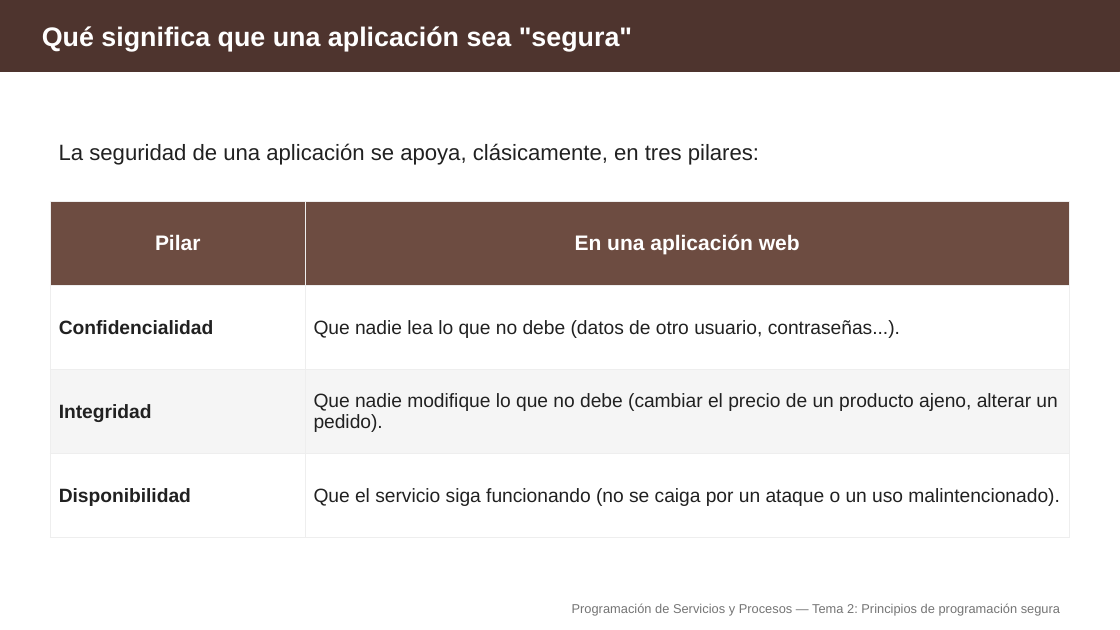
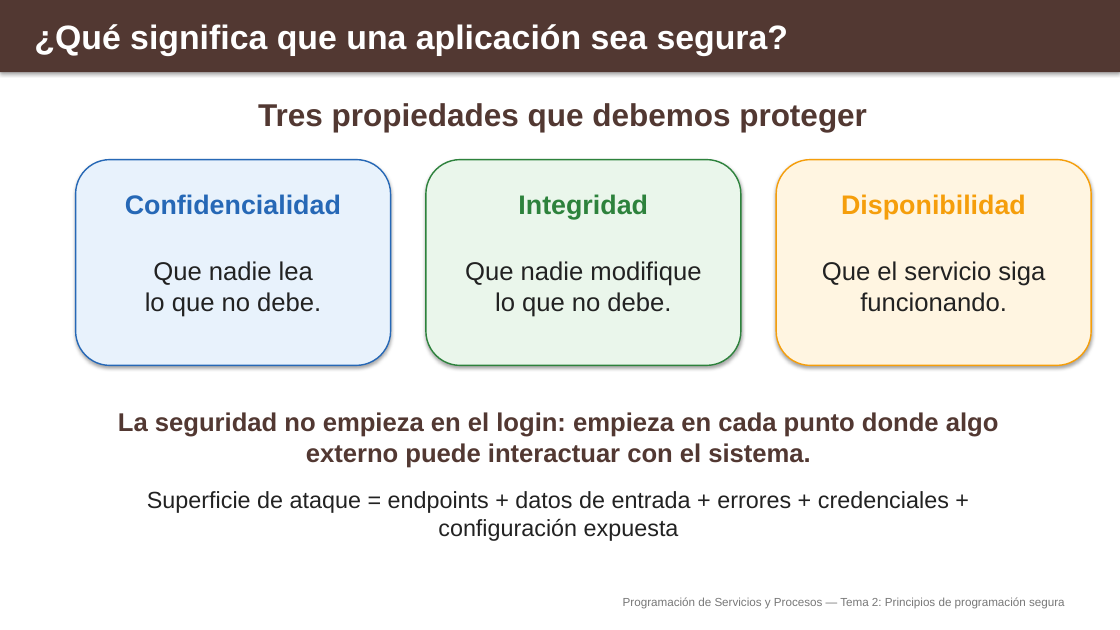
Before and after one commit to aitorventura/programacion-servicios-procesos, a slide deck: slide 3 of docs/tema2/diapositivas/principios-programacion-segura.pptx (slide 4 before the commit). Drawn at 1120x630 pixels with LibreOffice and Linux fonts; fonts in the diff are those of the drawing. Boxes give left, top, right and bottom in pixels: in the first picture for what was removed or moved away, otherwise in the second. Text is boxed around its words. In the diff, an @@ line names an element or a change of style, - is before the commit and + after.

Commit message:
primeras sesiones de tema 2

```diff
--- a/docs/tema2/diapositivas/principios-programacion-segura.pptx
+++ b/docs/tema2/diapositivas/principios-programacion-segura.pptx
@@ rectangle at bbox=[0, 0, 1120, 72]: fill #4E342E to #523832; outline #4E342E 1 pt to none; shadow on @@
@@ text "¿Qué significa que una aplicación ..." at bbox=[34, 24, 789, 56]: vertical alignment middle to top @@
@@ text at bbox=[34, 24, 789, 56]: text changed; size 23 to 29 pt @@
-Qué significa que una aplicación sea "segura"
+¿Qué significa que una aplicación sea segura?
@@ text added at bbox=[258, 103, 867, 132], 27 pt, text #523832, bold @@
+Tres propiedades que debemos proteger
@@ text removed at bbox=[59, 143, 759, 165] @@
-La seguridad de una aplicación se apoya, clásicamente, en tres pilares:
@@ rounded rectangle added at bbox=[76, 160, 391, 365], fill #E8F2FC, outline #2668B6 1.2 pt @@
@@ rounded rectangle added at bbox=[426, 160, 741, 365], fill #EAF6EB, outline #2D823C 1.2 pt @@
@@ rounded rectangle added at bbox=[776, 160, 1091, 365], fill #FFF5E1, outline #F59E0B 1.2 pt @@
@@ table removed at bbox=[50, 202, 1070, 538], 4 rows, 2 columns @@
-Pilar | En una aplicación web
-Confidencialidad | Que nadie lea lo que no debe (datos de otro usuario, contraseñas...).
-Integridad | Que nadie modifique lo que no debe (cambiar el precio de un producto ajeno, alterar un pedido).
-Disponibilidad | Que el servicio siga funcionando (no se caiga por un ataque o un uso malintencionado).
@@ text added at bbox=[125, 194, 341, 215], 23 pt, text #2668B6, bold @@
+Confidencialidad
@@ text added at bbox=[518, 194, 648, 219], 23 pt, text #2D823C, bold @@
+Integridad
@@ text added at bbox=[841, 194, 1026, 219], 23 pt, text #F59E0B, bold @@
+Disponibilidad
@@ text added at bbox=[145, 261, 321, 317], 22 pt, text #222222 @@
+Que nadie lea
+lo que no debe.
@@ text added at bbox=[465, 261, 701, 317], 22 pt, text #222222 @@
+Que nadie modifique
+lo que no debe.
@@ text added at bbox=[822, 261, 1045, 312], 22 pt, text #222222 @@
+Que el servicio siga
+funcionando.
@@ text added at bbox=[118, 412, 999, 468], 22 pt, text #523832, bold @@
+La seguridad no empieza en el login: empieza en cada punto donde algo externo puede interactuar con el sistema.
@@ text added at bbox=[147, 491, 949, 541], 20 pt, text #222222 @@
+Superficie de ataque = endpoints + datos de entrada + errores + credenciales + configuración expuesta
@@ text "Programación de Servicios y Procesos ..." at bbox=[623, 597, 1065, 609]: size 11 to 10 pt, text colour #757575 to #787878; vertical alignment middle to top @@
```
Also in this commit, not shown: 4 other slides changed, 8 slides added, 24 slides removed, 17 other files.
